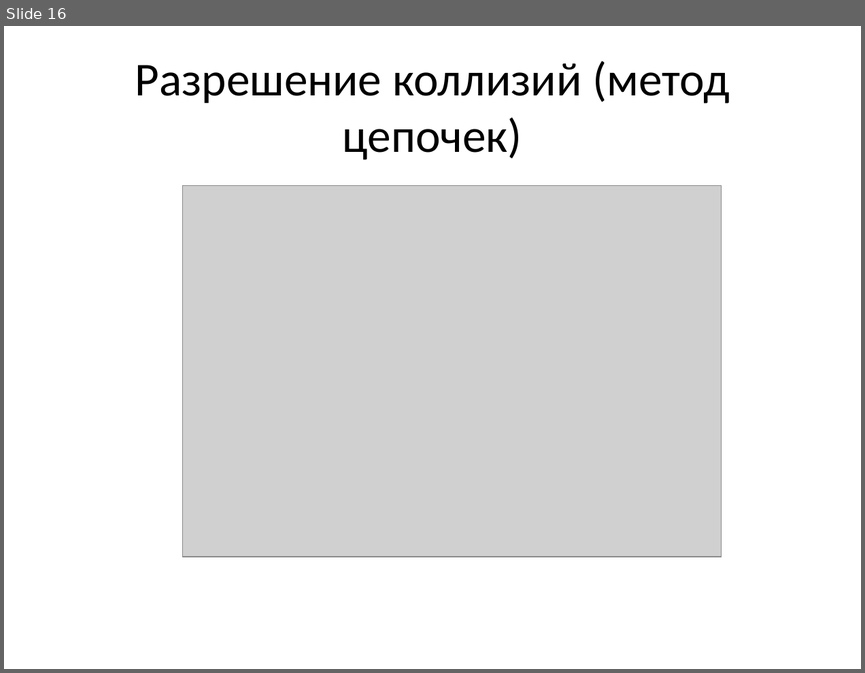
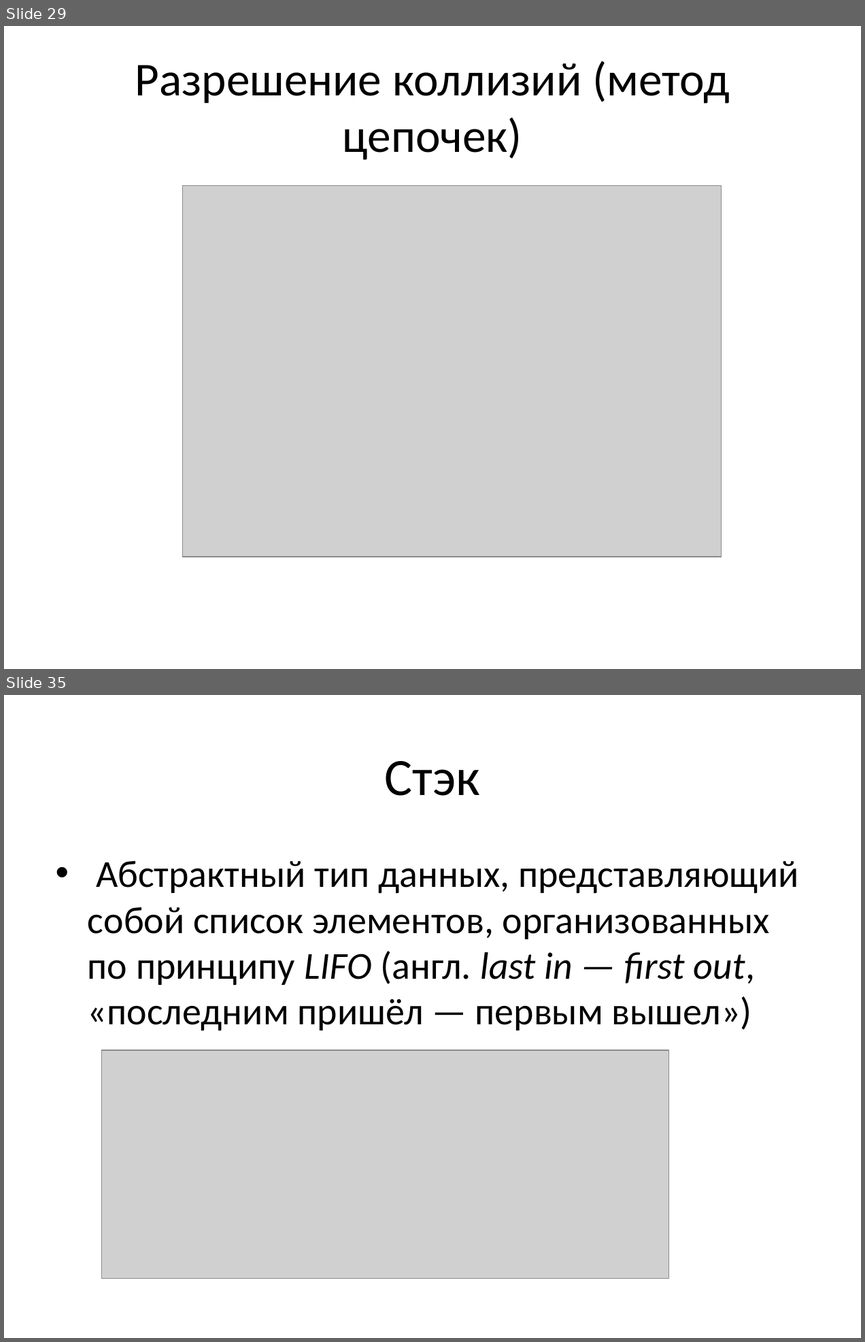
Before and after one commit to smoly-kuzstu/lections, a slide deck: lections/lesson05/Lection5.pptx. Shown one above the other, each under a label of ours: slide 16 before the commit, slides 29 and 35 after it; the slides between them are not shown. The pictures are 865x673 and 865x1342 pixels, drawn with LibreOffice and Linux fonts; fonts in the diff are those of the drawing; grey boxes stand for pictures. Boxes give left, top, right and bottom in pixels: in the first picture for what was removed or moved away, otherwise in the second. Text is boxed around its words. In the diff, an @@ line names an element or a change of style, - is before the commit and + after.

```diff
--- a/lections/lesson05/Lection5.pptx
+++ b/lections/lesson05/Lection5.pptx
@@ slide 35 added at box(4, 695, 861, 1338), background #FFFFFF @@
@@ title added at box(385, 761, 481, 796), 44 pt, text #000000 @@
+Стэк
@@ text added at box(88, 861, 799, 1031), 32 pt, text #000000 @@
+• Абстрактный тип данных, представляющий собой список элементов, организованных по принципу LIFO (англ. last in — first out, «последним пришёл — первым вышел»)
@@ picture added at box(102, 1050, 668, 1278) @@
@@ what was slide 16 is now slide 29 @@
```
Also in this commit, not shown: 6 slides changed, 25 other slides added, 4 slides removed.
